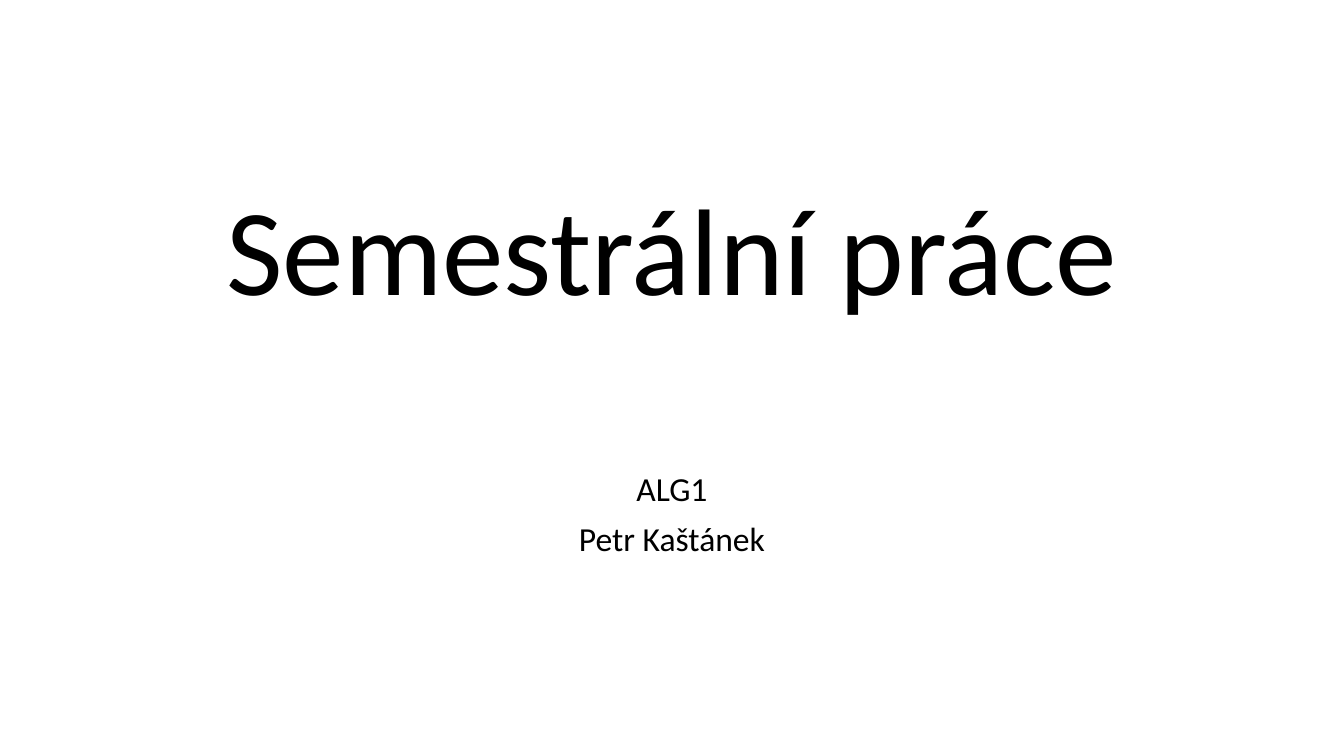
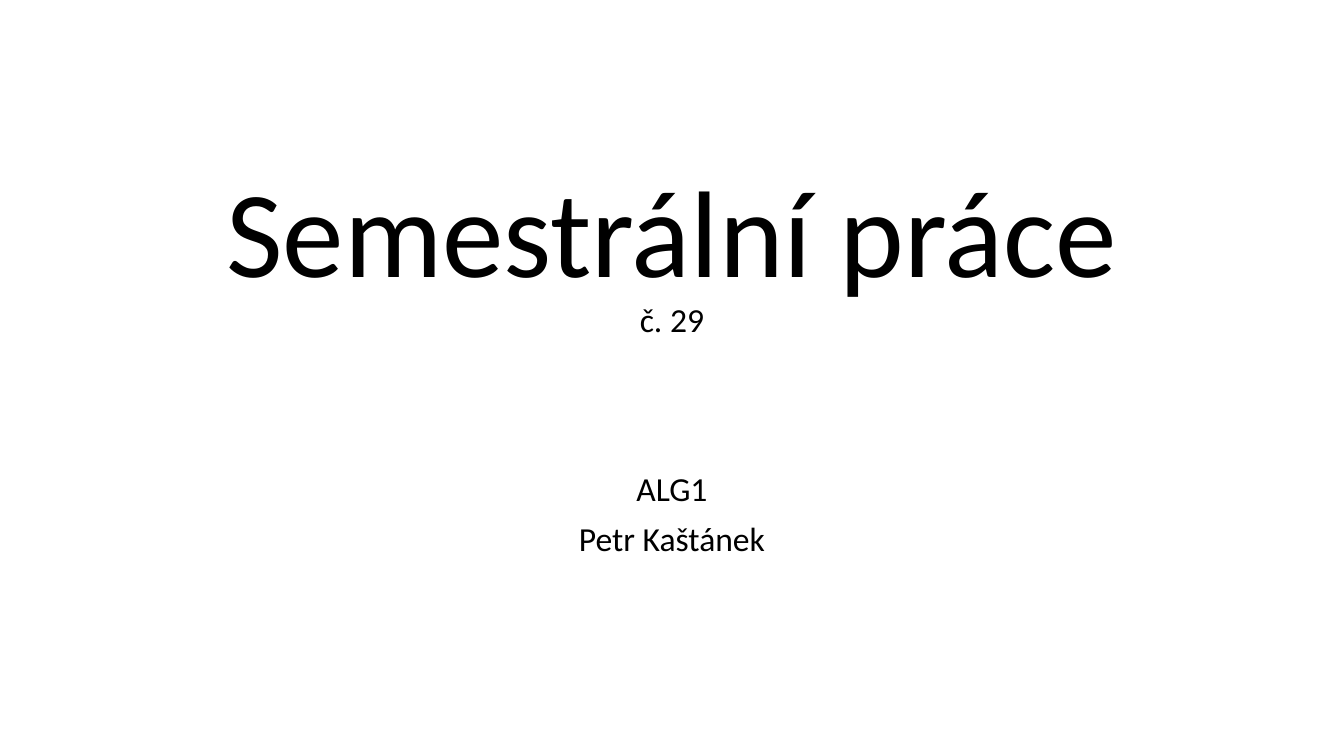
Before and after one commit to petrkastanek/SemestralProject, a slide deck: slide 1 of 29KastanekPPresentation.pptx. Drawn at 1344x756 pixels with LibreOffice and Linux fonts; fonts in the diff are those of the drawing. Boxes give left, top, right and bottom in pixels: in the first picture for what was removed or moved away, otherwise in the second. Text is boxed around its words. In the diff, an @@ line names an element or a change of style, - is before the commit and + after.

```diff
--- a/29KastanekPPresentation.pptx
+++ b/29KastanekPPresentation.pptx
@@ title at [226, 191, 1117, 333]: text changed @@
-Semestrální práce
+Semestrální práce
+č. 29
```
Also in this commit, not shown: 3 other slides changed.
